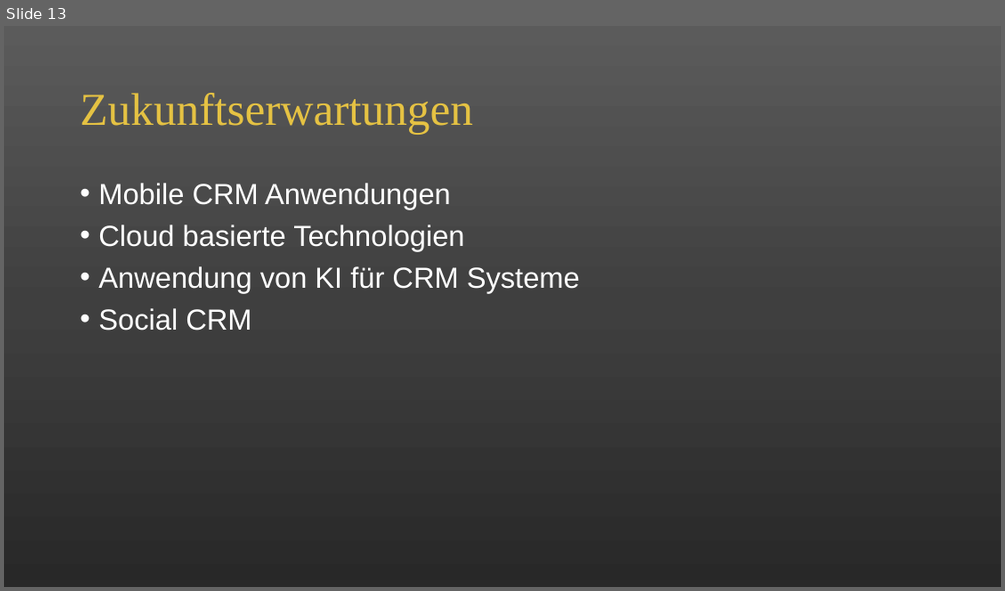
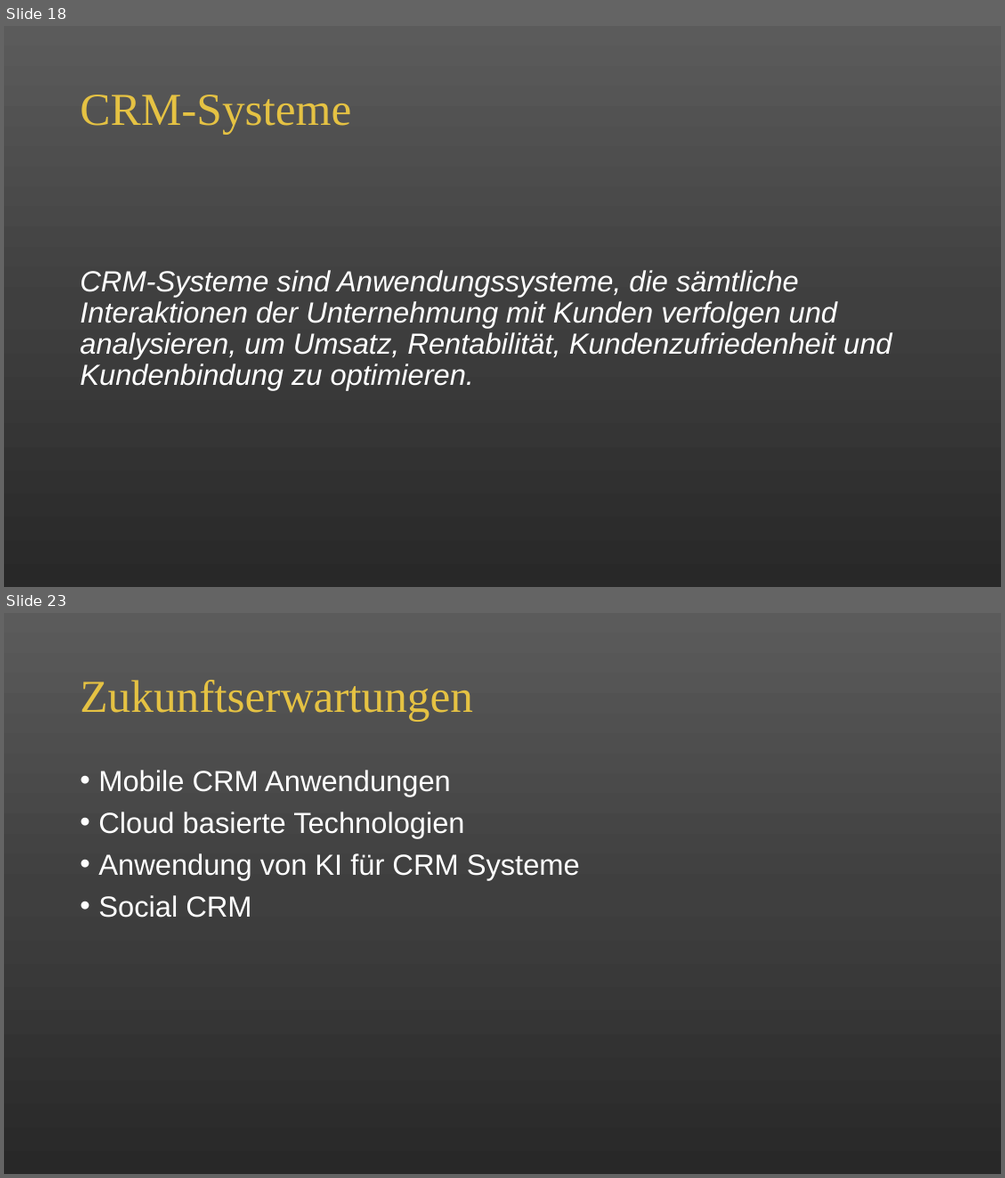
Before and after one commit to alicapr/CRM, a slide deck: CRM.pptx. Shown one above the other, each under a label of ours: slide 13 before the commit, slides 18 and 23 after it; the slides between them are not shown. The pictures are 1005x591 and 1005x1178 pixels, drawn with LibreOffice and Linux fonts; fonts in the diff are those of the drawing. Boxes give left, top, right and bottom in pixels: in the first picture for what was removed or moved away, otherwise in the second. Text is boxed around its words. In the diff, an @@ line names an element or a change of style, - is before the commit and + after.

```diff
--- a/CRM.pptx
+++ b/CRM.pptx
@@ slide 18 added at (4, 26, 1001, 587), background gradient #5B5B5B to #404040 to #292929 @@
@@ title added at (80, 95, 351, 134), 44 pt, text #E5C243 @@
+CRM-Systeme
@@ text added at (80, 270, 891, 390), 28 pt, text #FFFFFF, italic @@
+CRM-Systeme sind Anwendungssysteme, die sämtliche Interaktionen der Unternehmung mit Kunden verfolgen und analysieren, um Umsatz, Rentabilität, Kundenzufriedenheit und Kundenbindung zu optimieren.
@@ what was slide 13 is now slide 23 @@
```
Also in this commit, not shown: 10 other slides added, 1 slide removed.
